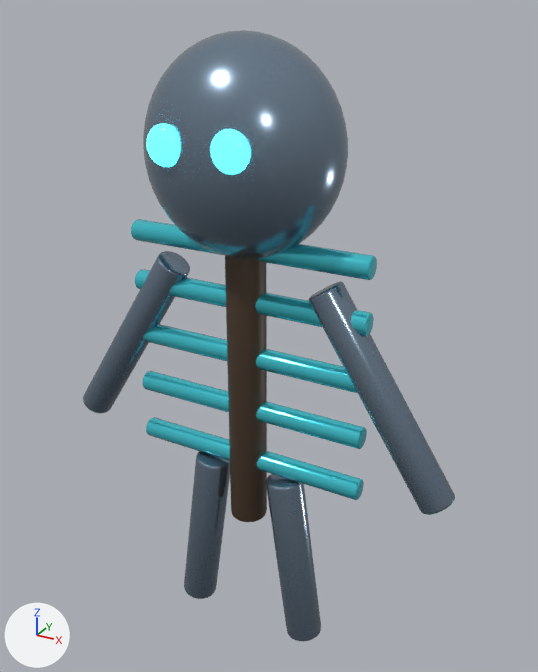
Renders of the glTF model public/models/enemies/undead_v8.glb from each side of a commit.
The view is the same before and after, from a 50 mm camera at (1.76, -2.96, 1.86) aimed at (0.07, 0.1, 0.33). The lights are fixed; the arrows at lower left show +X, +Y and +Z. The first picture is the older version. Where no turn or scale is listed for an object, it has been applied to the vertices. Vertices at exactly the same position are counted once.

Names of what the first picture shows: 'EYE_EMISSIVE.001', 'GIANT_ARM_PRIMARY', 'GIANT_ARM_PRIMARY.001', 'GIANT_LEG_PRIMARY', 'GIANT_LEG_PRIMARY.001', 'GIANT_RIB_ACCENT', 'GIANT_RIB_ACCENT.001', 'GIANT_RIB_ACCENT.002', 'GIANT_RIB_ACCENT.003', 'GIANT_RIB_ACCENT.004', 'GIANT_SKULL_PRIMARY', 'GIANT_SPINE_SECONDARY' and 1 more.
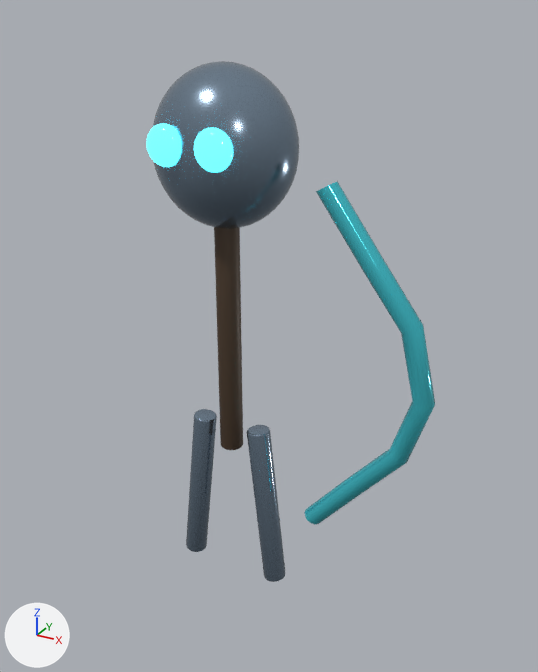
The newer file is also turned or shifted as a whole; pictures and numbers use the older file's frame.

The change, as a diff of the scene's bpy script:
```diff
--- a/public/models/enemies/undead_v8.glb.py
+++ b/public/models/enemies/undead_v8.glb.py
@@ me_sphere_346 @@
-me_sphere_346.from_pydata(...)  # 266 vertices, 528 faces; spans x -0.09..0.09, y -0.05..0.05, z -0.09..0.09
+me_sphere_346.from_pydata(...)  # 266 vertices, 528 faces; spans x -0.17..0.01, y -0.05..0.05, z -0.09..0.09
+# me_sphere_346 part 1: the whole mesh is moved by (-0.08, 0.0, 0.0)
 me_sphere_346.materials.append(mat_deep_emissive)
@@ ob_giant_spine_secondary @@
-ob_giant_spine_secondary = bpy.data.objects.new('GIANT_SPINE_SECONDARY', me_cylinder_447)
@@ ob_giant_skull_primary @@
-ob_giant_skull_primary = bpy.data.objects.new('GIANT_SKULL_PRIMARY', me_sphere_344)
@@ ob_giant_rib_accent @@
-ob_giant_rib_accent = bpy.data.objects.new('GIANT_RIB_ACCENT', me_cylinder_448)
@@ ob_giant_rib_accent_001 @@
-ob_giant_rib_accent_001 = bpy.data.objects.new('GIANT_RIB_ACCENT.001', me_cylinder_449)
@@ ob_giant_rib_accent_002 @@
-ob_giant_rib_accent_002 = bpy.data.objects.new('GIANT_RIB_ACCENT.002', me_cylinder_450)
@@ ob_giant_rib_accent_003 @@
-ob_giant_rib_accent_003 = bpy.data.objects.new('GIANT_RIB_ACCENT.003', me_cylinder_451)
@@ ob_giant_rib_accent_004 @@
-ob_giant_rib_accent_004 = bpy.data.objects.new('GIANT_RIB_ACCENT.004', me_cylinder_452)
@@ ob_giant_arm_primary @@
-ob_giant_arm_primary = bpy.data.objects.new('GIANT_ARM_PRIMARY', me_cylinder_453)
@@ ob_giant_leg_primary @@
-ob_giant_leg_primary = bpy.data.objects.new('GIANT_LEG_PRIMARY', me_cylinder_454)
@@ ob_giant_arm_primary_001 @@
-ob_giant_arm_primary_001 = bpy.data.objects.new('GIANT_ARM_PRIMARY.001', me_cylinder_455)
@@ ob_giant_leg_primary_001 @@
-ob_giant_leg_primary_001 = bpy.data.objects.new('GIANT_LEG_PRIMARY.001', me_cylinder_456)
@@ ob_bone_archer_bow_accent @@
+ob_bone_archer_bow_accent = bpy.data.objects.new('BONE_ARCHER_BOW_ACCENT', me_bone_archer_bow)  # 84 vertices, 144 faces; spans x 0.44..1.05, y -0.05..0.05, z -0.73..1.02; in mat_deep_accent (cyan #50ddeb)
+ob_bone_archer_bow_accent.location = (-0.04, -0.1, 0.18)
@@ ob_bone_archer_leg_primary_001 @@
+ob_bone_archer_leg_primary_001 = bpy.data.objects.new('BONE_ARCHER_LEG_PRIMARY.001', me_cylinder_409)  # 192 vertices, 380 faces; spans x -0.109..0.109, y -0.06..0.06, z -0.456..0.456; in mat_deep_primary (greyish blue #8497aa)
+ob_bone_archer_leg_primary_001.location = (0.17, -0.1, -0.55)
@@ ob_bone_archer_leg_primary @@
+ob_bone_archer_leg_primary = bpy.data.objects.new('BONE_ARCHER_LEG_PRIMARY', me_cylinder_408)  # 192 vertices, 380 faces; spans x -0.109..0.109, y -0.06..0.06, z -0.456..0.456; in mat_deep_primary (greyish blue #8497aa)
+ob_bone_archer_leg_primary.location = (-0.25, -0.1, -0.55)
@@ ob_bone_archer_spine_secondary @@
+ob_bone_archer_spine_secondary = bpy.data.objects.new('BONE_ARCHER_SPINE_SECONDARY', me_cylinder_407)  # 128 vertices, 252 faces; spans x -0.06..0.06, y -0.06..0.06, z -0.6..0.6; in mat_deep_secondary (brown #4d3c2c)
+ob_bone_archer_spine_secondary.location = (-0.04, -0.1, 0.36)
@@ ob_bone_archer_skull_primary @@
+ob_bone_archer_skull_primary = bpy.data.objects.new('BONE_ARCHER_SKULL_PRIMARY', me_sphere_387)  # a UV sphere (40 segments, 24 rings, poles along z) spanning x -0.34..0.34, y -0.29..0.29, z -0.36..0.36; in mat_deep_primary (greyish blue #8497aa)
+ob_bone_archer_skull_primary.location = (-0.04, -0.1, 1.3)
```

Boxes (x1, y1, x2, y2) around the edits, measured in the pictures (538 x 672 px):
'GIANT_SKULL_PRIMARY', deleted
    before: (143, 30, 348, 259)
'BONE_ARCHER_SKULL_PRIMARY', added
    after: (153, 61, 299, 229)
'GIANT_SPINE_SECONDARY', deleted (brown)
    before: (225, 256, 267, 522)
'GIANT_ARM_PRIMARY.001', deleted
    before: (308, 281, 455, 515)
'BONE_ARCHER_BOW_ACCENT', added (cyan)
    after: (305, 181, 435, 525)
'GIANT_LEG_PRIMARY.001', deleted
    before: (266, 474, 321, 641)
'GIANT_ARM_PRIMARY', deleted
    before: (83, 251, 190, 413)
'BONE_ARCHER_SPINE_SECONDARY', added (brown)
    after: (214, 227, 243, 450)
'GIANT_LEG_PRIMARY', deleted
    before: (184, 451, 230, 599)
'GIANT_RIB_ACCENT.001', deleted (cyan)
    before: (143, 371, 367, 449)
'GIANT_RIB_ACCENT', deleted (cyan)
    before: (146, 417, 364, 500)
'GIANT_RIB_ACCENT.002', deleted (cyan)
    before: (143, 324, 357, 393)
'GIANT_RIB_ACCENT.004', deleted (cyan)
    before: (131, 219, 377, 280)
'BONE_ARCHER_LEG_PRIMARY.001', added
    after: (247, 425, 285, 582)
'GIANT_RIB_ACCENT.003', deleted (cyan)
    before: (135, 269, 374, 336)
'BONE_ARCHER_LEG_PRIMARY', added
    after: (186, 409, 217, 552)
'EYE_EMISSIVE.001', moved
    before: (210, 129, 251, 175)
    after: (194, 127, 233, 173)
